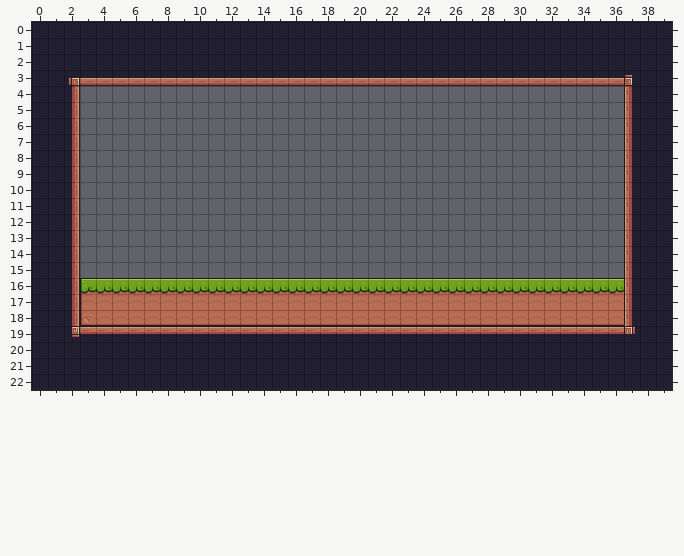
Level history. Tiled map: assets/tiles/level-02.tmx. This is how it looked before the edit.
Cells are 16x16 px. Shown: x 0..39, y 0..22.
After the commit:
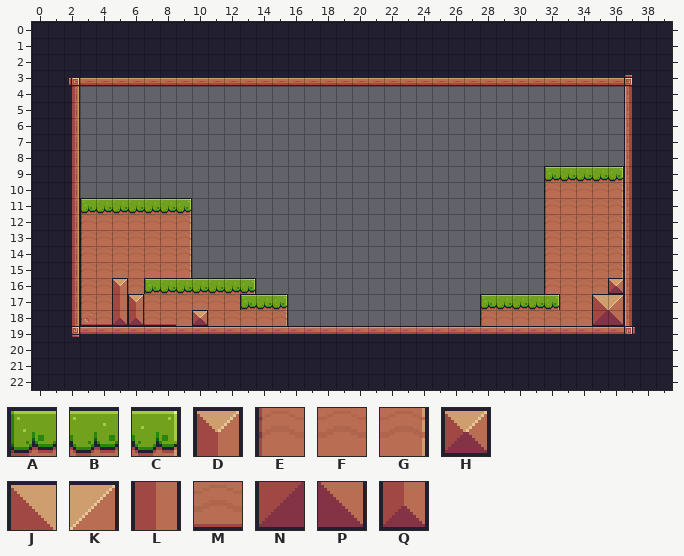
Key: from "Pixel_adventure": A 6, B 7, C 8, D 15, E 28, F 29, G 30, H 34, J 35, K 36, L 37, M 51, N 57, P 58, Q 59.
_ is an empty cell.
The edit:
Layer "Background":
The edit turns tile B into tile A in row 16 at x 7.
The edit turns tile F into tile A in row 17 at x 13 and 28.
There is now tile A in row 9 at x 32; in row 11 at x 3.
The edit turns tile F into tile B in row 17 at x 14 and 29 to 31.
There is now tile B in row 9 at x 33 to 35; in row 11 at x 4 to 8.
The edit turns tile B into tile C in row 16 at x 13.
The edit turns tile F into tile C in row 17 at x 15 and 32.
There is now tile C in row 9 at x 36; in row 11 at x 9.
The edit turns tile B into tile D in row 16 at x 5.
The edit turns tile F into tile D in row 17 at x 6.
The edit turns tile A into tile E in row 16 at x 3.
The edit turns tile B into tile E in row 16 at x 32.
The edit turns tile M into tile E in row 18 at x 28.
There is now tile E in rows 10 to 11 at x 32; in rows 12 to 15 at x 3 and 32.
The edit turns tile B into tile F in row 16 at x 4, 6 and 33 to 35.
The edit turns tile M into tile F in row 18 at x 9, 11 to 14 and 29 to 34.
There is now tile F in rows 10 to 11 at x 33 to 35; in rows 12 to 15 at x 4 to 8 and 33 to 35.
The edit turns tile M into tile G in row 18 at x 15.
There is now tile G in rows 10 to 11 at x 36; in rows 12 to 15 at x 9 and 36.
The edit turns tile B into tile H in row 16 at x 36.
The edit turns tile M into tile H in row 18 at x 10.
The edit turns tile F into tile J in row 17 at x 35.
The edit turns tile F into tile K in row 17 at x 36.
The edit turns tile F into tile L in row 17 at x 5.
The edit turns tile M into tile N in row 18 at x 35.
The edit turns tile M into tile P in row 18 at x 36.
The edit turns tile M into tile Q in row 18 at x 5 to 6.
The edit erases tile B in row 16 at x 14 to 31.
The edit erases tile F in row 17 at x 16 to 27.
The edit erases tile M in row 18 at x 16 to 27.
Pixel boxes of the changes (left, top, right, bottom) in both pictures:
changed: (80, 166, 624, 326)
